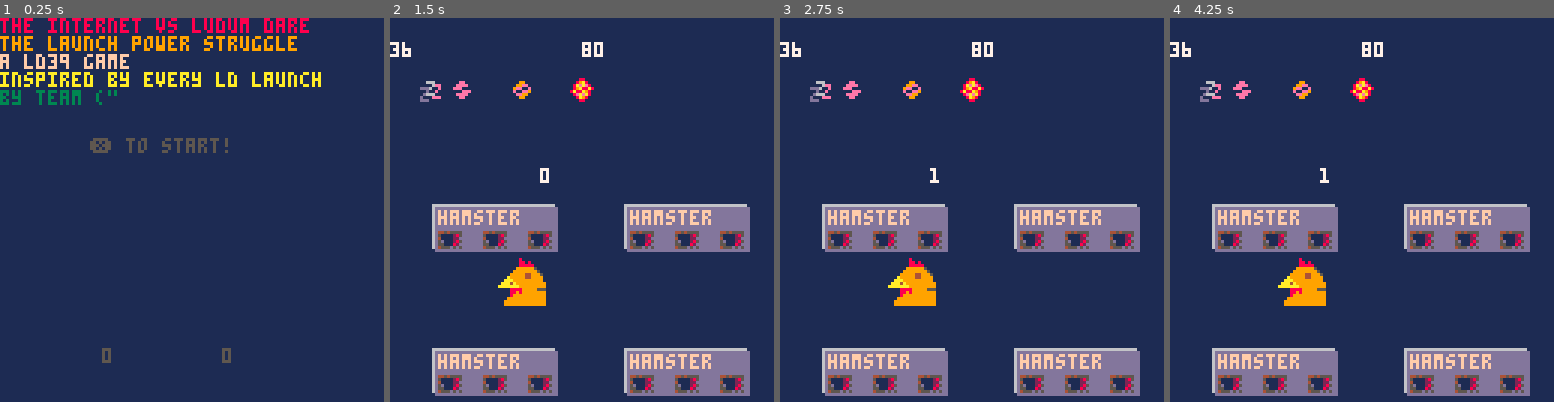
Above: before the commit, frames 1-4 (left to right).
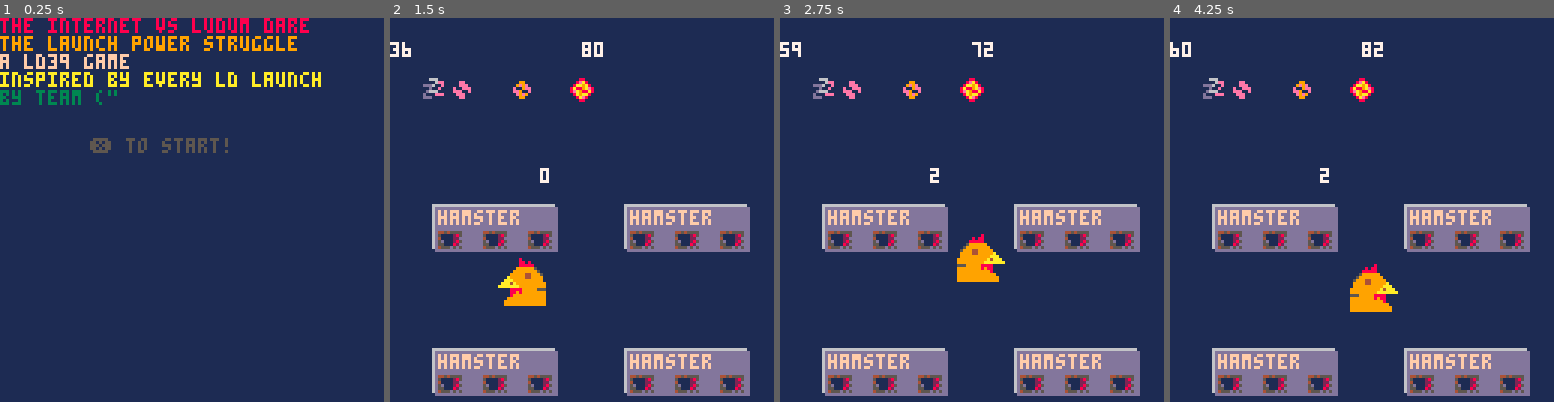
Above: after the commit, the same moments.

Repository: truck/ld39
Game: PICO-8 cartridge ld39.p8
The game is run twice, just before and just after one commit, with the same random seed, the same clock (stepped at 60 frames per second) and the same inputs.
Inputs:
- Up to frame 1 (0.25 s): no input
- Up to frame 2 (1.5 s): tap X (X key) at 0.33, 1.07 s
- Up to frame 3 (2.75 s): hold Right 1.6-2.1 s; tap X (X key) at 1.85 s; hold Up 2.15-2.42 s; hold Right from 2.47 s (still down)
- Up to frame 4 (4.25 s): tap X (X key) at 2.97, 4.08 s; release Right at 3.03 s; hold Left 3.08-3.58 s; hold Down 3.63-3.97 s; hold Right from 4.02 s (still down)

The runs differ from the first frame. In frame 1, 0.1% of the frame differs, in the area x 26-61%, y 85-90%; in frame 2, 0.5%; in frame 3, 2.7%, in the area x 0-59%, y 6-75%; in frame 4, 2.7%.

Commit message:
moving around

Diff:
--- a/ld39.p8
+++ b/ld39.p8
@@ -17,9 +17,6 @@
  cls(1)
  if menu then
   draw_menu()
-  local x = joydir()
-  print(x[1],34,110)
-  print(x[2],74,110)
  else
   draw_screen()
  end
@@ -30,8 +27,8 @@
   update_menu()
  else
   game_logic()
+  tick = tick + 1
  end
- tick = tick + 1
 end
 
 -- menu stuff
@@ -128,8 +125,15 @@
   if (i) then return 1 else return 0 end
 end
 
+function movpov()
+  local x = joydir()
+  pov.x += x[1]
+  pov.y += x[2]
+  pov.facing = x[1] == 1
+end
+
 function game_logic()
-  --
+  movpov()
 end
 
 __gfx__
